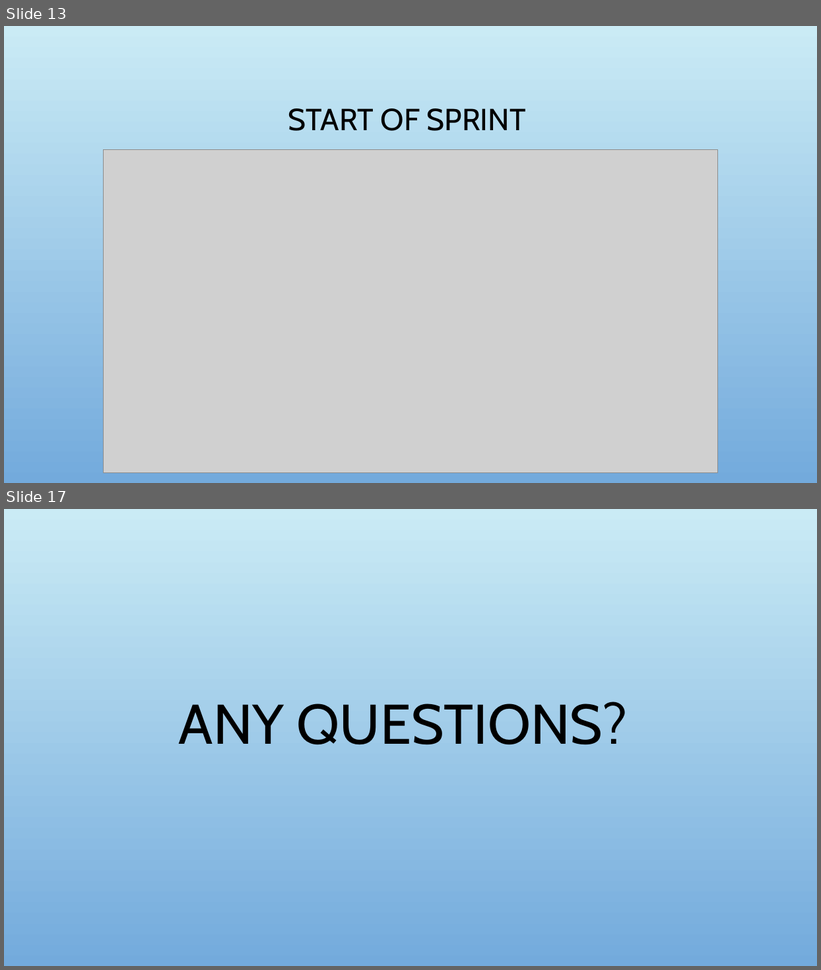
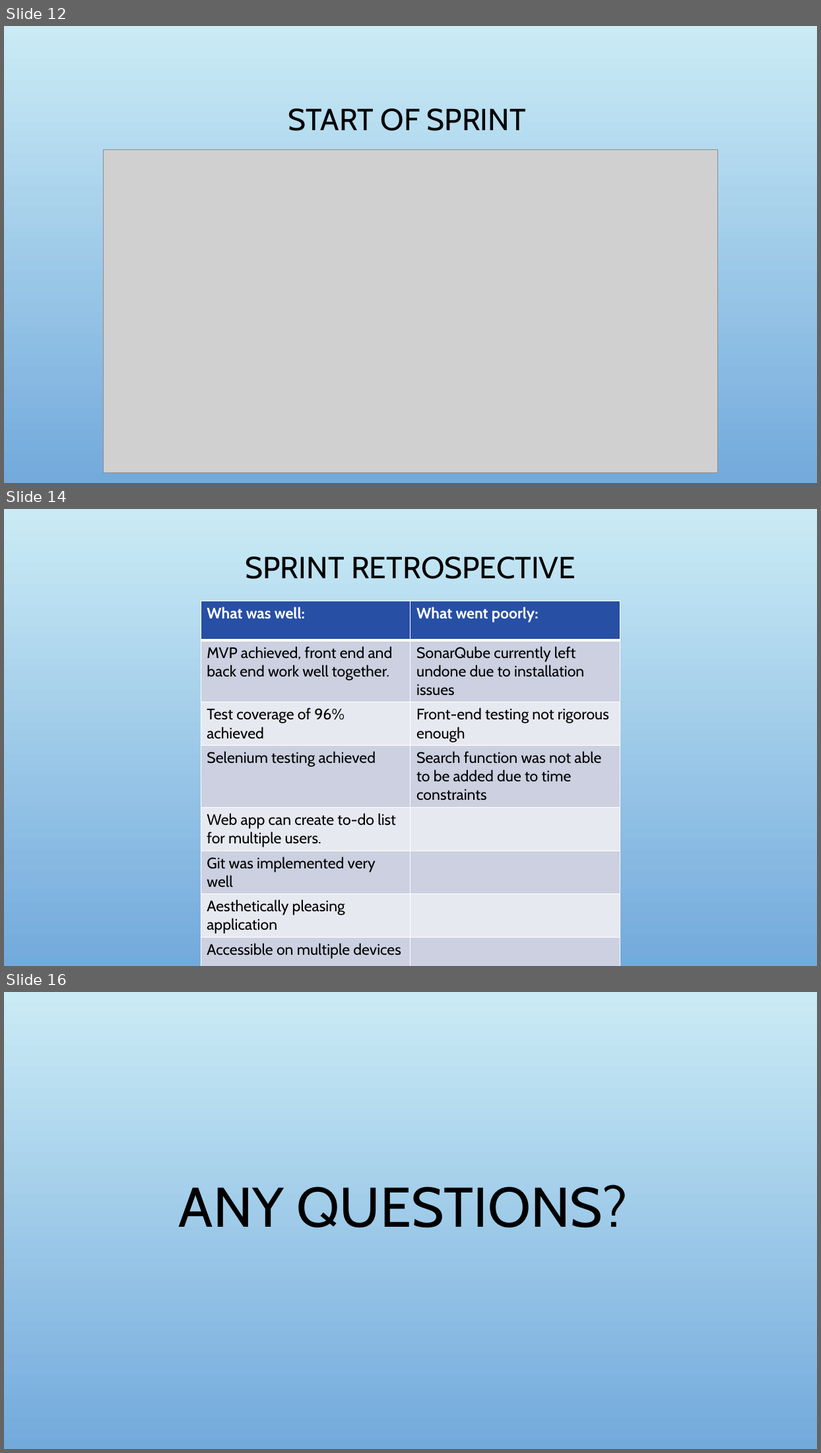
Before and after one commit to Andi-Berisha/To-do-List-Project, a slide deck: Project Documentation/To do list web application.pptx. Shown one above the other, each under a label of ours: slides 13 and 17 before the commit, slides 12, 14 and 16 after it; the slides between them are not shown. The pictures are 821x970 and 821x1453 pixels, drawn with LibreOffice and Linux fonts; fonts in the diff are those of the drawing; grey boxes stand for pictures; background and template pictures are left out. Boxes give left, top, right and bottom in pixels: in the first picture for what was removed or moved away, otherwise in the second. Text is boxed around its words. In the diff, an @@ line names an element or a change of style, - is before the commit and + after.

Commit message:
selenium finished and documentation completed

```diff
--- a/Project Documentation/To do list web application.pptx
+++ b/Project Documentation/To do list web application.pptx
@@ slide 14 added at (4, 509, 817, 966), background picture (left out) @@
@@ title added at (246, 557, 576, 579), 36 pt, text #000000 @@
+SPRINT RETROSPECTIVE
@@ table added at (201, 601, 620, 962), 8 rows, 2 columns @@
+What was well: | What went poorly:
+MVP achieved, front end and back end work well together. | SonarQube currently left undone due to installation issues
+Test coverage of 96% achieved | Front-end testing not rigorous enough
+Selenium testing achieved | Search function was not able to be added due to time constraints
+Web app can create to-do list for multiple users. | 
+Git was implemented very well | 
+Aesthetically pleasing application | 
+Accessible on multiple devices | 
@@ what was slide 13 is now slide 12 @@
@@ what was slide 17 is now slide 16 @@
```
Also in this commit, not shown: 3 slides changed, 2 slides removed, 8 other files.
